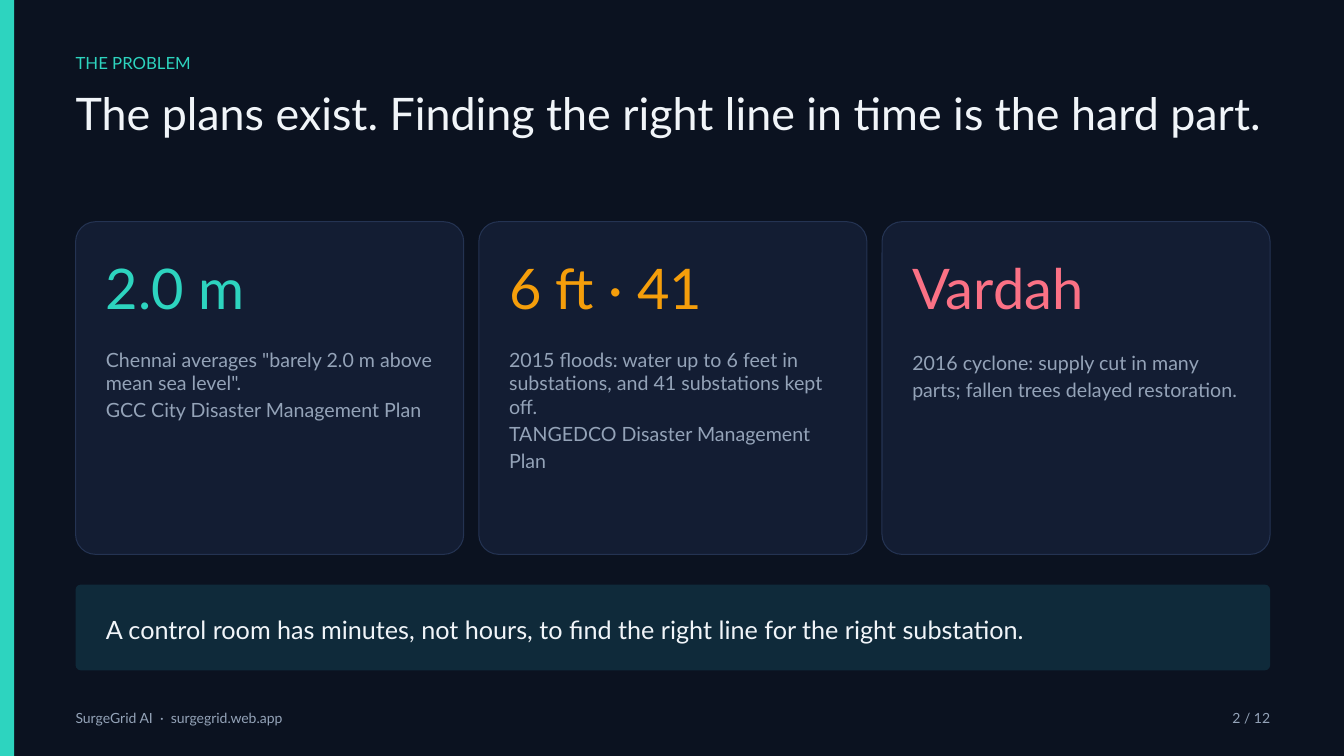
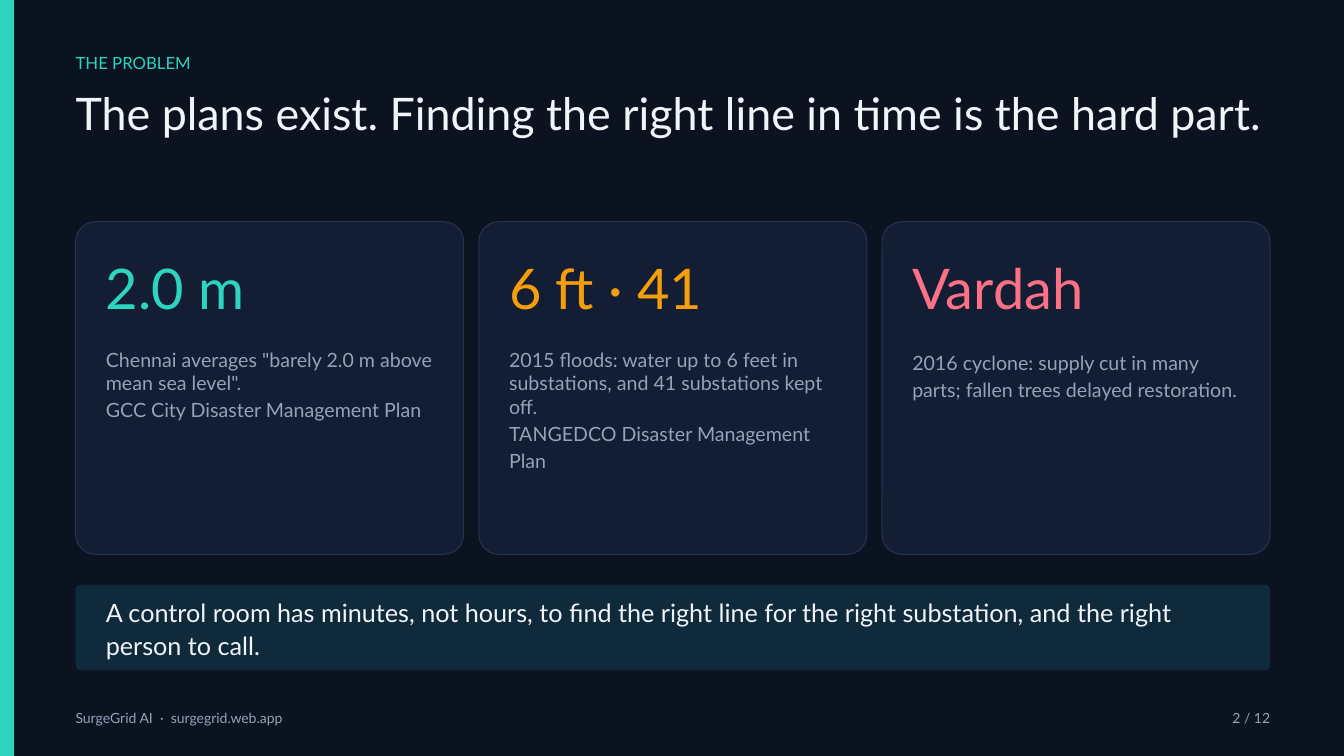
Before and after one commit to rsiva2294/surgegrid-ai, a slide deck: slide 2 of docs/SurgeGrid_AI_Deck.pptx. Drawn at 1344x756 pixels with LibreOffice and Linux fonts; fonts in the diff are those of the drawing. Boxes give left, top, right and bottom in pixels: in the first picture for what was removed or moved away, otherwise in the second. Text is boxed around its words. In the diff, an @@ line names an element or a change of style, - is before the commit and + after.

```diff
--- a/docs/SurgeGrid_AI_Deck.pptx
+++ b/docs/SurgeGrid_AI_Deck.pptx
@@ text at [106, 603, 1171, 660]: text changed @@
-A control room has minutes, not hours, to find the right line for the right substation.
+A control room has minutes, not hours, to find the right line for the right substation, and the right person to call.
```
Also in this commit, not shown: 9 other slides changed, 1 other file.
